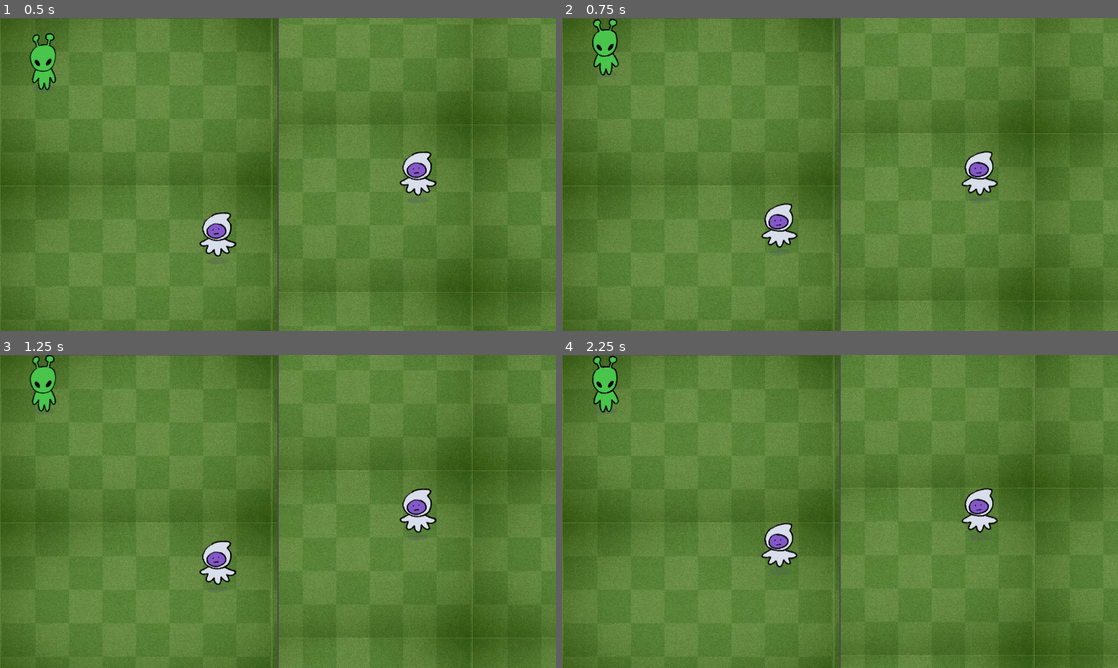
Above: before the commit, frames 1-4 (two rows, left to right).
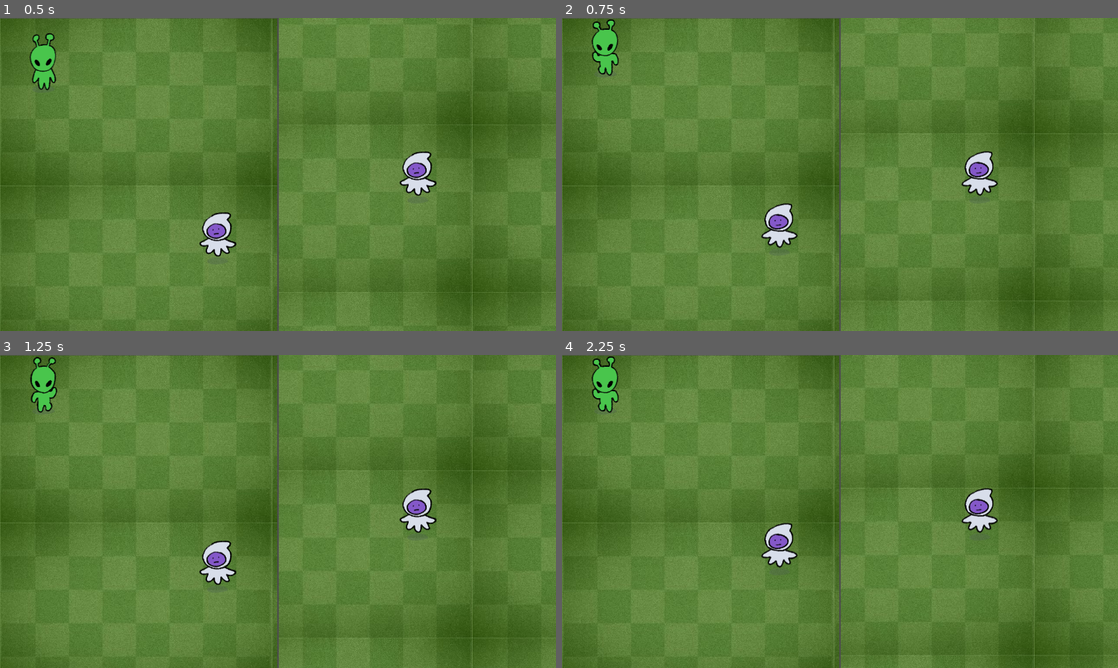
Above: after the commit, the same moments.

Repository: liannie3/wwhataburger
Game: Godot game, scene res://main_game/SpitScreen.tscn
Same seed, same stepped clock (60 frames per second), same inputs: the game is played once before the commit and once after it. This scene is started directly instead of the project's main scene.
Inputs:
- Up to frame 1 (0.5 s): no input
- Up to frame 2 (0.75 s): hold W (p1_up) from 0.53 s (still down); tap I (p2_up) at 0.6 s
- Up to frame 3 (1.25 s): keep holding W (p1_up)
- Up to frame 4 (2.25 s): release W (p1_up) at 1.28 s; tap I (p2_up) at 1.35, 2.1 s; hold W (p1_up) from 2.03 s (still down)

Frame 1 is identical in both runs. In frame 2, 0.3% of the frame differs, in the area x 5-11%, y 0-19%; in frame 3, 0.3%; in frame 4, 0.3%.

Commit message:
Add walking animation

Diff:
--- a/main_game/Player.tscn
+++ b/main_game/Player.tscn
@@ -3,8 +3,10 @@
 [ext_resource type="Script" uid="uid://btyjk4pnj7pyg" path="res://main_game/player.gd" id="1_hqf23"]
 [ext_resource type="Texture2D" uid="uid://dyxoe3gjn71x1" path="res://sprites/player/AlienIdle1.PNG" id="2_r21c5"]
 [ext_resource type="Texture2D" uid="uid://kf71oh523g47" path="res://sprites/player/AlienIdle2.PNG" id="3_o5nb7"]
+[ext_resource type="Texture2D" uid="uid://pm3bytt6tfjo" path="res://sprites/player/AlienWalk1.PNG" id="4_4a63n"]
 [ext_resource type="Texture2D" uid="uid://c7jqeyraqxo6n" path="res://sprites/player/BlooberIdle1.PNG" id="4_ng460"]
 [ext_resource type="Texture2D" uid="uid://cidcnqt7okqk2" path="res://sprites/player/BlooberIdle2.PNG" id="5_8hmdd"]
+[ext_resource type="Texture2D" uid="uid://owf3akvon06l" path="res://sprites/player/AlienWalk2.PNG" id="5_aol2y"]
 
 [sub_resource type="SpriteFrames" id="SpriteFrames_ng460"]
 animations = [{
@@ -21,14 +23,14 @@
 }, {
 "frames": [{
 "duration": 1.0,
-"texture": ExtResource("2_r21c5")
+"texture": ExtResource("4_4a63n")
 }, {
 "duration": 1.0,
-"texture": ExtResource("3_o5nb7")
+"texture": ExtResource("5_aol2y")
 }],
 "loop": true,
 "name": &"p1_move",
-"speed": 2.5
+"speed": 5.0
 }, {
 "frames": [{
 "duration": 1.0,
@@ -61,7 +63,7 @@
 
 [node name="AnimatedSprite2D" type="AnimatedSprite2D" parent="." unique_id=1565191249]
 sprite_frames = SubResource("SpriteFrames_ng460")
-animation = &"p2_move"
+animation = &"p1_move"
 
 [node name="CollisionShape2D" type="CollisionShape2D" parent="." unique_id=291617828]
 position = Vector2(0.5, 4.5)
Binary file added: sprites/player/AlienWalk1.PNG
Not shown, added: sprites/player/AlienWalk1.PNG.import
Binary file added: sprites/player/AlienWalk2.PNG
Not shown, added: sprites/player/AlienWalk2.PNG.import
